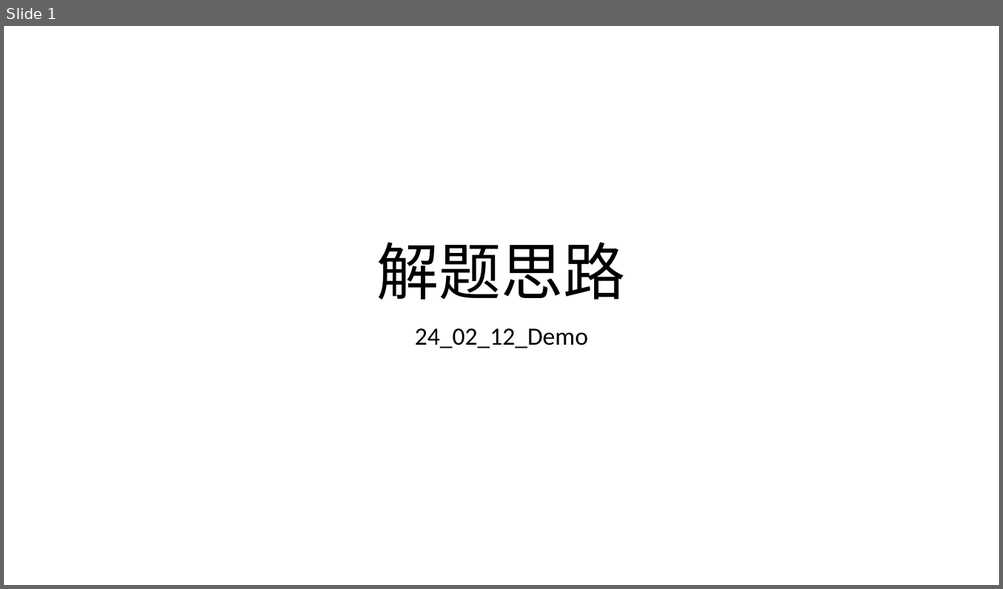
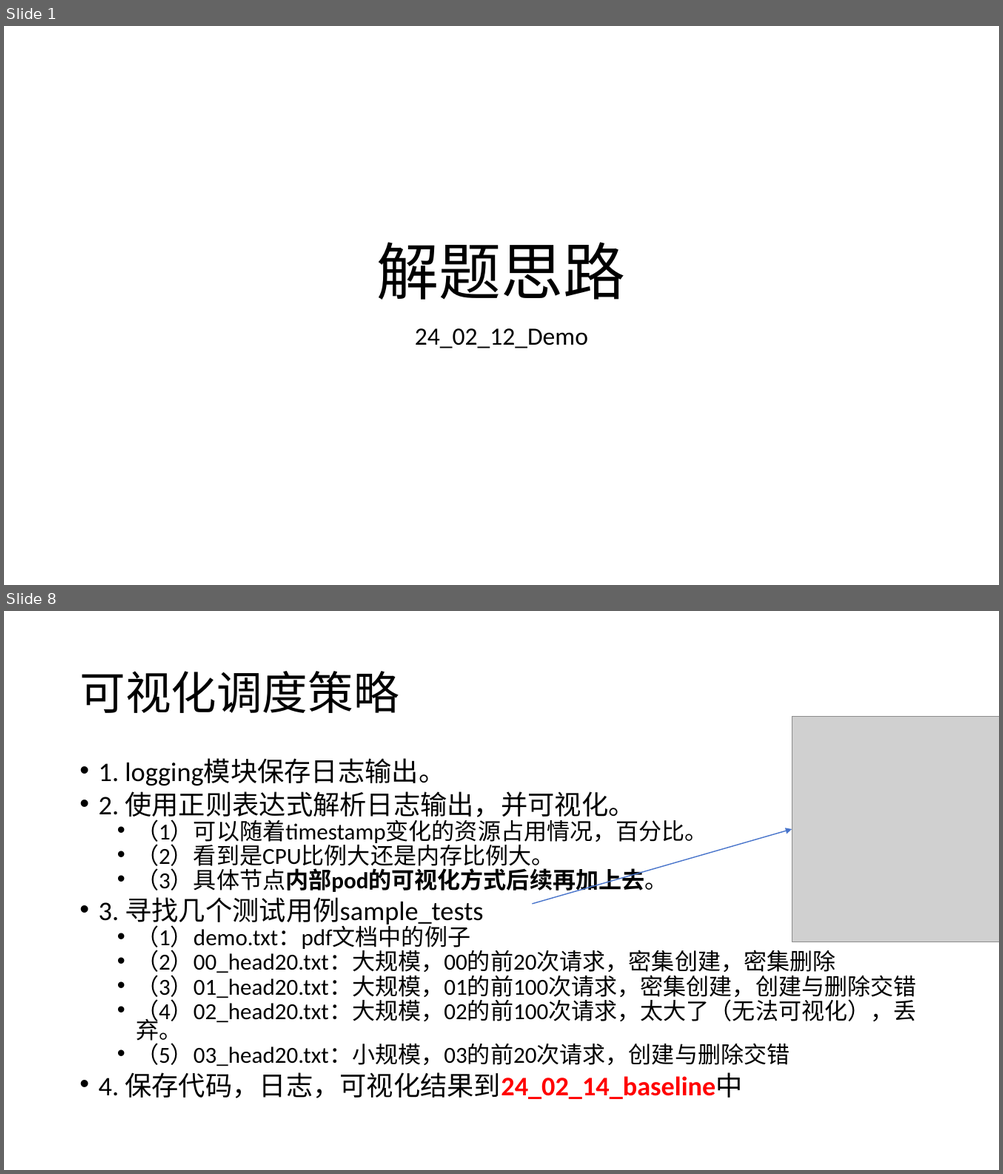
Before and after one commit to HuangDDU/hzy_algorithm, a slide deck: huawei/4_ESC/日志记录.pptx. Shown one above the other, each under a label of ours: slide 1 before the commit, slides 1 and 8 after it; the slides between them are not shown. The pictures are 1003x589 and 1003x1174 pixels, drawn with LibreOffice and Linux fonts; fonts in the diff are those of the drawing; grey boxes stand for pictures. Boxes give left, top, right and bottom in pixels: in the first picture for what was removed or moved away, otherwise in the second. Text is boxed around its words. In the diff, an @@ line names an element or a change of style, - is before the commit and + after.

```diff
--- a/huawei/4_ESC/日志记录.pptx
+++ b/huawei/4_ESC/日志记录.pptx
@@ slide 8 added at [4, 611, 999, 1170], background #FFFFFF @@
@@ title added at [79, 671, 398, 713], 44 pt, text #000000 @@
+可视化调度策略
@@ picture added at [792, 717, 999, 943] @@
@@ text added at [99, 759, 916, 1099], 22.2 pt, text #000000 @@
+• 1. logging模块保存日志输出。
+• 2. 使用正则表达式解析日志输出，并可视化。
+  • （1）可以随着timestamp变化的资源占用情况，百分比。
+  • （2）看到是CPU比例大还是内存比例大。
+  • （3）具体节点内部pod的可视化方式后续再加上去。
+• 3. 寻找几个测试用例sample_tests
+  • （1）demo.txt：pdf文档中的例子
+  • （2）00_head20.txt：大规模，00的前20次请求，密集创建，密集删除
+  • （3）01_head20.txt：大规模，01的前100次请求，密集创建，创建与删除交错
+  • （4）02_head20.txt：大规模，02的前100次请求，太大了（无法可视化），丢弃。
+  • （5）03_head20.txt：小规模，03的前20次请求，创建与删除交错
+• 4. 保存代码，日志，可视化结果到24_02_14_baseline中
@@ arrow added from (532, 904) to (792, 829), #4874CB 1 pt @@
```
Also in this commit, not shown: 1 slide changed, 7 other slides added, 55 other files.
